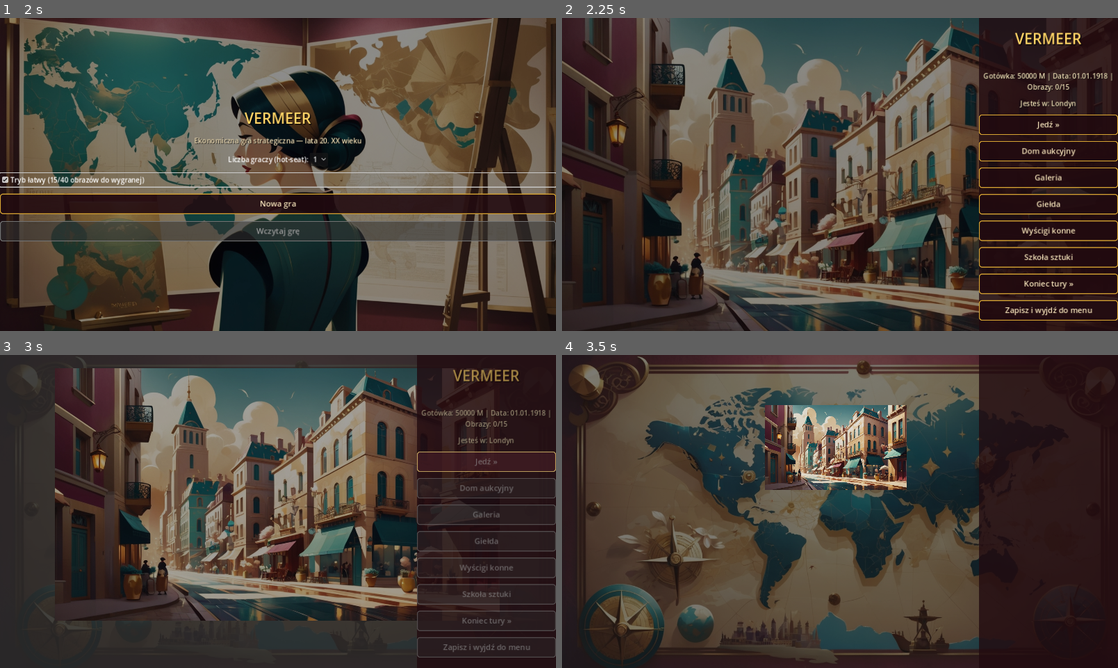
Above: before the commit, frames 1-4 (two rows, left to right).
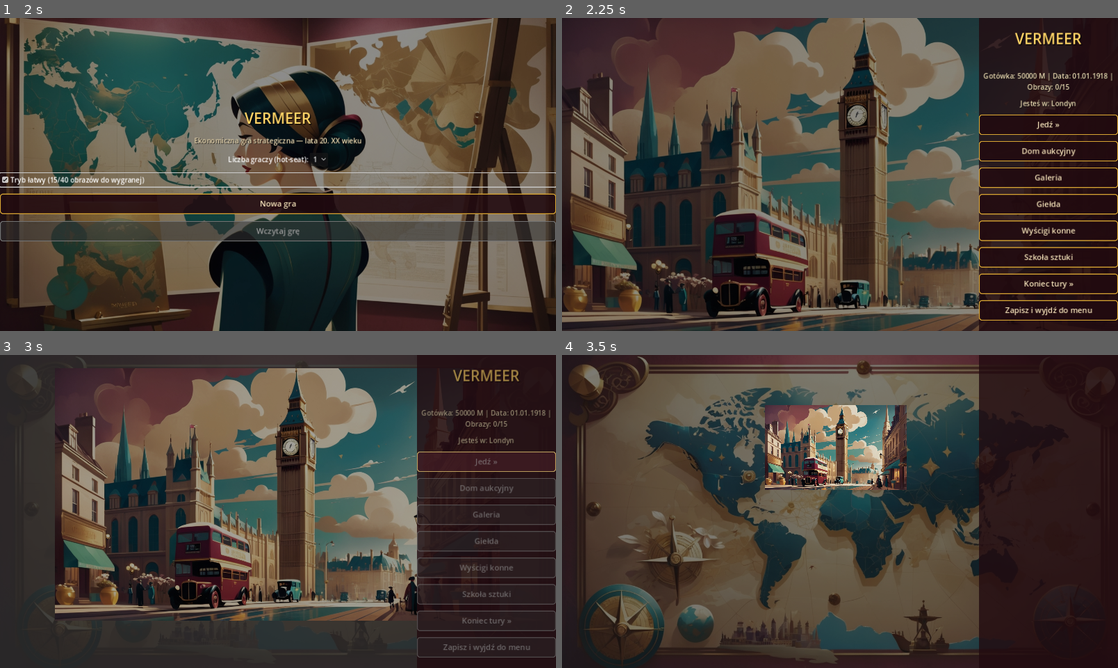
Above: after the commit, the same moments.

Repository: cinekm20/the-forger-retro-tycoon
Game: Godot game, scene res://scenes/main_menu/MainMenu.tscn
Same seed, same stepped clock (60 frames per second), same inputs: the game is played once before the commit and once after it.
Inputs:
- Up to frame 1 (2 s): click "1" at 0.5 s; click "Tryb łatwy (15/40 obrazów do …" at 1.25 s
- Up to frame 2 (2.25 s): click "Nowa gra" at 2 s
- Up to frame 3 (3 s): click "Jedź »" at 2.75 s
- Up to frame 4 (3.5 s): no input

Frame 1 is identical in both runs. In frame 2, 57% of the frame differs, in the area x 0-87%, y 0-100%; in frame 3, 43%; in frame 4, 6.0%.

Commit message:
Podepnij unikalne tło dla wszystkich 18 miast
Zmienione nazwy plików (opisowe nazwy z Leonardo -> city_<id>.jpg) i
wypełniony Cities.gd CITY_BACKGROUNDS wszystkimi 18 wpisami — każde
miasto ma teraz własne, rozpoznawalne tło (Big Ben w Londynie, wieża
Eiffla w Paryżu, Brama Brandenburska w Berlinie, Statua Wolności w Nowym
Jorku, Chrystus Odkupiciel w Rio, itd.) zamiast dzielenia jednego z 5
szablonów regionalnych. REGION_BACKGROUNDS zostaje jako czysty fallback.

Zweryfikowane: wszystkie klucze CITY_BACKGROUNDS dokładnie odpowiadają
kluczom CITIES, wszystkie 18 plików istnieje na dysku pod referencjami
w kodzie.

docs/GRAFIKA_LEONARDO.md: nowa sekcja §2.2 z mapowaniem miasto->plik,
zaktualizowany status w tabeli planu produkcji.

Diff:
--- a/game/scripts/autoload/Cities.gd
+++ b/game/scripts/autoload/Cities.gd
@@ -147,15 +147,29 @@
 const FALLBACK_BACKGROUND := "res://art/backgrounds/hub_map.jpg"
 
 ## Tła unikalne dla konkretnego miasta (docs/GRAFIKA_LEONARDO.md §2.2) —
-## docelowo każde z 18 miast dostaje własną, rozpoznawalną grafikę
-## (charakterystyczny zabytek/ulica), zamiast dzielenia jednego szablonu
-## regionalnego z kilkoma innymi miastami. Uzupełniaj stopniowo w miarę
-## generowania — miasto bez wpisu tutaj po prostu spada do
-## get_region_background(), więc nic nie trzeba zmieniać w kodzie.
-## PUSTE na razie — dopisuj wpisy dopiero, gdy plik grafiki faktycznie
-## istnieje w art/backgrounds/ (wpis wskazujący na nieistniejący plik
-## wywali load() przy pierwszej wizycie w tym mieście).
-const CITY_BACKGROUNDS := {}
+## każde z 18 miast ma własną, rozpoznawalną grafikę (charakterystyczny
+## zabytek/ulica) zamiast dzielenia jednego szablonu regionalnego z kilkoma
+## innymi miastami. Miasto bez wpisu tutaj spadłoby do get_region_background().
+const CITY_BACKGROUNDS := {
+	"berlin": "res://art/backgrounds/city_berlin.jpg",
+	"paris": "res://art/backgrounds/city_paris.jpg",
+	"amsterdam": "res://art/backgrounds/city_amsterdam.jpg",
+	"lisbon": "res://art/backgrounds/city_lisbon.jpg",
+	"london": "res://art/backgrounds/city_london.jpg",
+	"ankara": "res://art/backgrounds/city_ankara.jpg",
+	"bombay": "res://art/backgrounds/city_bombay.jpg",
+	"colombo": "res://art/backgrounds/city_colombo.jpg",
+	"mombasa": "res://art/backgrounds/city_mombasa.jpg",
+	"duala": "res://art/backgrounds/city_duala.jpg",
+	"abidjan": "res://art/backgrounds/city_abidjan.jpg",
+	"rio": "res://art/backgrounds/city_rio.jpg",
+	"bogota": "res://art/backgrounds/city_bogota.jpg",
+	"guatemala": "res://art/backgrounds/city_guatemala.jpg",
+	"mexico": "res://art/backgrounds/city_mexico.jpg",
+	"new_york": "res://art/backgrounds/city_new_york.jpg",
+	"richmond": "res://art/backgrounds/city_richmond.jpg",
+	"st_louis": "res://art/backgrounds/city_st_louis.jpg",
+}
 
 
 func get_region_background(city_id: String) -> String:
Renamed: game/art/backgrounds/phoenix-v1.0_Abidjan_city_1920s_West_African_town_with_colonial_port_establishing_shot_game_b-0.jpg -> game/art/backgrounds/city_abidjan.jpg
Renamed: game/art/backgrounds/phoenix-v1.0_Amsterdam_with_Narrow_Frontages_Property_taxes_in_the_17th_century_were_calculat-2.jpg -> game/art/backgrounds/city_amsterdam.jpg
Renamed: game/art/backgrounds/phoenix-v1.0_Ankara_with_the_Kocatepe_Mosque_visible_in_the_distance_1920s_South_Asian_capita-2.jpg -> game/art/backgrounds/city_ankara.jpg
Renamed: game/art/backgrounds/phoenix-v1.0_Berlin_with_Brandenburger_Tor_1920s_grand_European_capital_street_establishing_s-0.jpg -> game/art/backgrounds/city_berlin.jpg
Renamed: game/art/backgrounds/phoenix-v1.0_Bogota_1920s_tropical_Latin_American_heartland_riverside_town_establishing_shot_-1.jpg -> game/art/backgrounds/city_bogota.jpg
Renamed: game/art/backgrounds/phoenix-v1.0_City_Bombai_1920s_South_Asian_trading_port_establishing_shot_game_background_war-2.jpg -> game/art/backgrounds/city_bombay.jpg
Renamed: game/art/backgrounds/phoenix-v1.0_City_Colombo_1920s_South_Asian_trading_port_establishing_shot_game_background_wa-2.jpg -> game/art/backgrounds/city_colombo.jpg
Renamed: game/art/backgrounds/phoenix-v1.0_Douala_city_1920s_West_African_colonial_port_establishing_shot_game_background_w-0.jpg -> game/art/backgrounds/city_duala.jpg
Renamed: game/art/backgrounds/phoenix-v1.0_Gwatemala_with_vulcano_on_background_1920s_tropical_Latin_American_heartland_tow-3.jpg -> game/art/backgrounds/city_guatemala.jpg
Renamed: game/art/backgrounds/phoenix-v1.0_Lisbona_with_Lisbon_Cathedral_and_tram_The_most_famous_of_them_line_28E_is_the_i-0.jpg -> game/art/backgrounds/city_lisbon.jpg
Renamed: game/art/backgrounds/AlbedoBase_XL_London_with_Big_Ben_1920s_grand_European_capital_0.jpg -> game/art/backgrounds/city_london.jpg
Renamed: game/art/backgrounds/phoenix-v1.0_Mexico_city_with_aztec_piramid_on_left_background_1920s_tropical_Latin_American_-1.jpg -> game/art/backgrounds/city_mexico.jpg
(and 8 more such lines)
